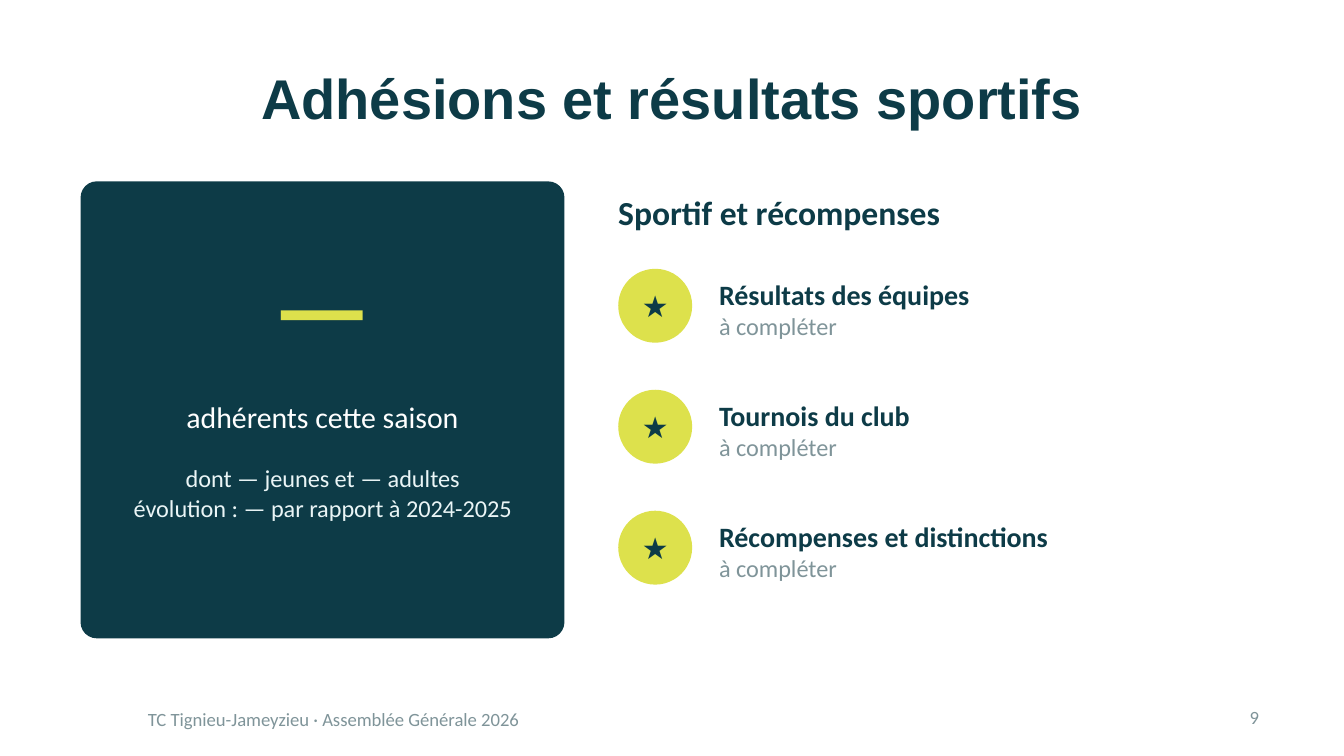
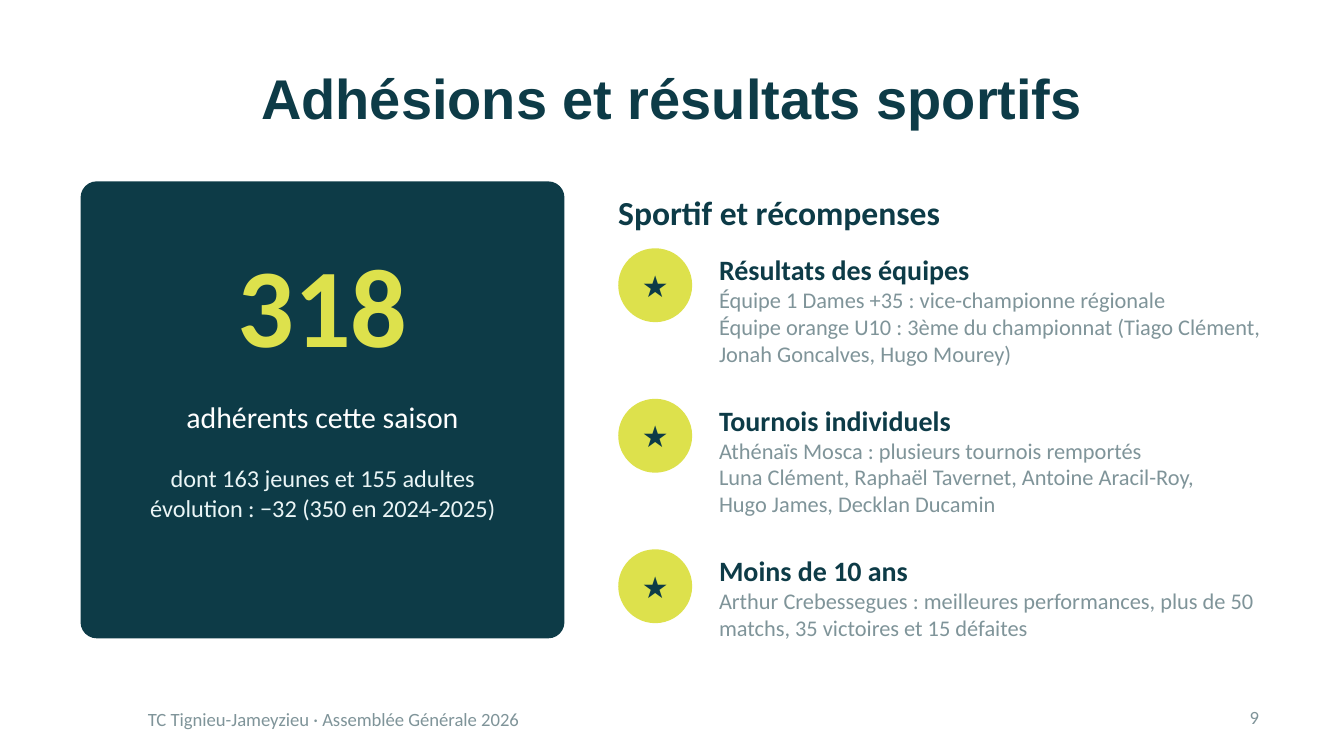
Before and after one commit to oliviergoetz/icsEditor, a slide deck: slide 9 of Doc/AG/20261107_AG TCTJ 2026.pptx. Drawn at 1344x756 pixels with LibreOffice and Linux fonts; fonts in the diff are those of the drawing; background and template pictures are left out. Boxes give left, top, right and bottom in pixels: in the first picture for what was removed or moved away, otherwise in the second. Text is boxed around its words. In the diff, an @@ line names an element or a change of style, - is before the commit and + after.

```diff
--- a/Doc/AG/20261107_AG TCTJ 2026.pptx
+++ b/Doc/AG/20261107_AG TCTJ 2026.pptx
@@ text at [237, 269, 407, 348]: text changed @@
-—
+318
@@ ellipse: place and size @@
-ellipse at [618, 269, 692, 343]
+ellipse at [618, 249, 692, 323]
@@ text "★": place and size @@
-text "★" at [618, 269, 692, 343]
+text "★" at [618, 249, 692, 323]
@@ text "Résultats des équipes": place and size @@
-text "Résultats des équipes" at [719, 285, 969, 339]
+text "Résultats des équipes" at [719, 260, 1260, 366]
@@ text at [719, 289, 1260, 366]: text changed; size 13 to 12 pt @@
-à compléter
+Équipe 1 Dames +35 : vice-championne régionale
+Équipe orange U10 : 3ème du championnat (Tiago Clément, Jonah Goncalves, Hugo Mourey)
@@ ellipse: place and size @@
-ellipse at [618, 390, 692, 464]
+ellipse at [618, 399, 692, 473]
@@ text "★": place and size @@
-text "★" at [618, 390, 692, 464]
+text "★" at [618, 399, 692, 473]
@@ text at [719, 411, 1194, 516]: text changed; size 15 to 12 pt; text colour #0D3B47 to #7F9499; bold off @@
-Tournois du club
-à compléter
+Tournois individuels
+Athénaïs Mosca : plusieurs tournois remportés
+Luna Clément, Raphaël Tavernet, Antoine Aracil-Roy, Hugo James, Decklan Ducamin
@@ text at [150, 470, 495, 520]: text changed @@
-dont — jeunes et — adultes
-évolution : — par rapport à 2024-2025
+dont 163 jeunes et 155 adultes
+évolution : −32 (350 en 2024-2025)
@@ ellipse: place and size @@
-ellipse at [618, 511, 692, 585]
+ellipse at [618, 550, 692, 624]
@@ text "★": place and size @@
-text "★" at [618, 511, 692, 585]
+text "★" at [618, 550, 692, 624]
@@ vertical alignment middle to top in 3 elements at [719, 260, 1260, 366], [719, 411, 1194, 516], [719, 561, 1254, 639] @@
@@ text at [719, 561, 1254, 639]: text changed; size 15 to 12 pt; text colour #0D3B47 to #7F9499; bold off @@
-Récompenses et distinctions
-à compléter
+Moins de 10 ans
+Arthur Crebessegues : meilleures performances, plus de 50 matchs, 35 victoires et 15 défaites
```
Also in this commit, not shown: 4 other slides changed.
